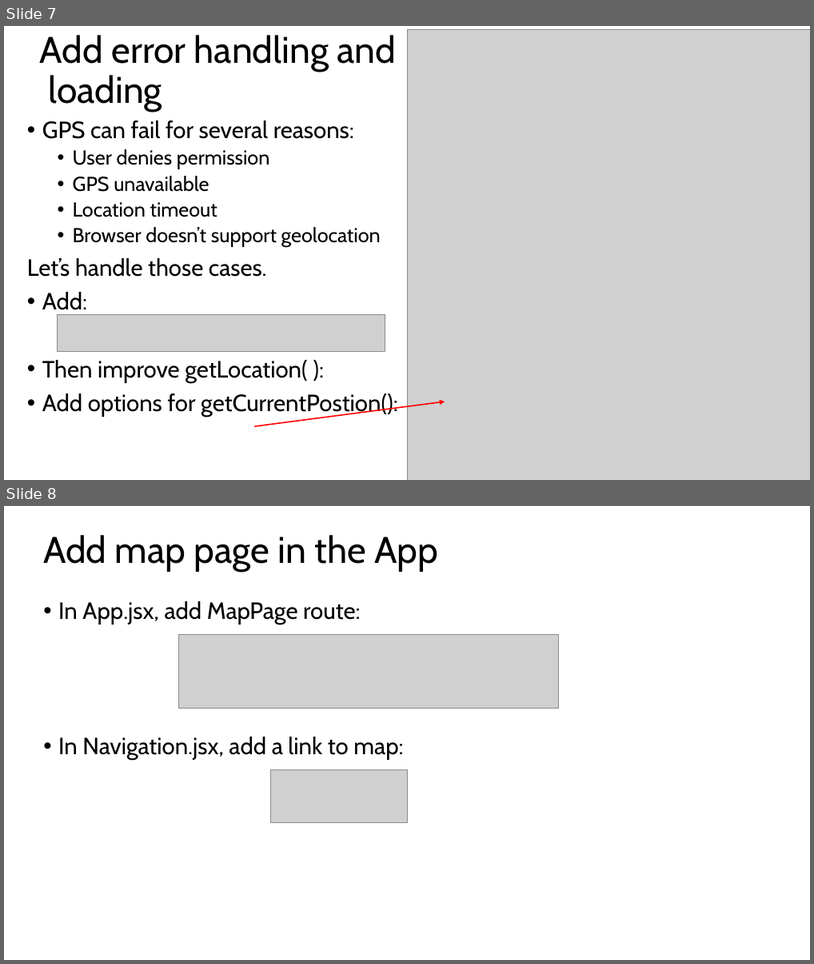
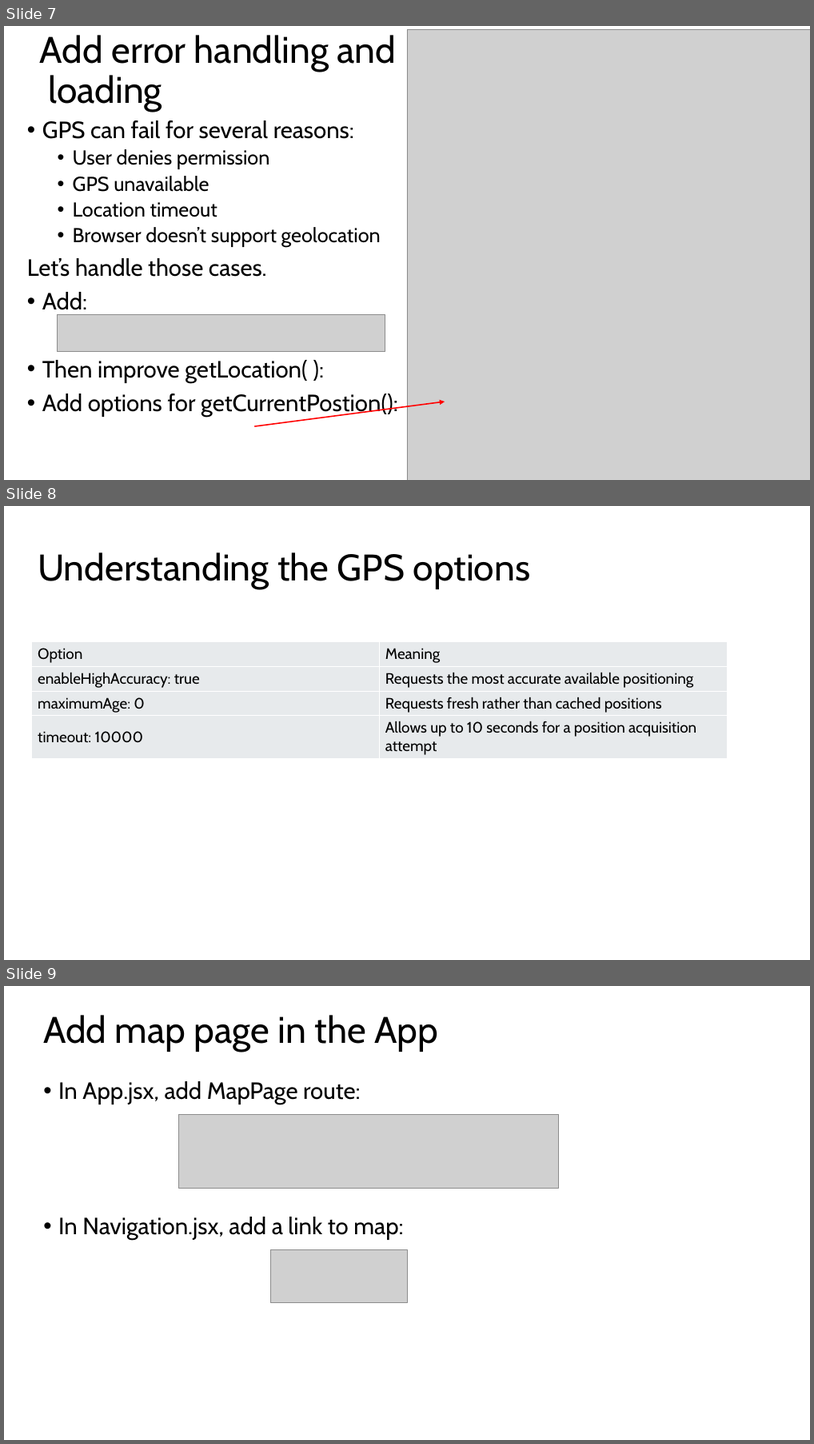
Before and after one commit to FLL-LEGO-Legends-71082/biodiversity-survey-app, a slide deck: lessons/Lesson 11_GPS and Interactive Maps in React.pptx. Shown one above the other, each under a label of ours: slides 7 and 8 before the commit, slides 7, 8 and 9 after it. The pictures are 814x964 and 814x1444 pixels, drawn with LibreOffice and Linux fonts; fonts in the diff are those of the drawing; grey boxes stand for pictures. Boxes give left, top, right and bottom in pixels: in the first picture for what was removed or moved away, otherwise in the second. Text is boxed around its words. In the diff, an @@ line names an element or a change of style, - is before the commit and + after.

```diff
--- a/lessons/Lesson 11_GPS and Interactive Maps in React.pptx
+++ b/lessons/Lesson 11_GPS and Interactive Maps in React.pptx
@@ slide 8 added at <box>4,506,810,960</box>, background #FFFFFF @@
@@ title added at <box>38,552,531,589</box>, 44 pt, text #000000 @@
+Understanding the GPS options
@@ table added at <box>32,642,727,758</box>, 4 rows, 2 columns @@
+Option | Meaning
+enableHighAccuracy: true | Requests the most accurate available positioning
+maximumAge: 0 | Requests fresh rather than cached positions
+timeout: 10000 | Allows up to 10 seconds for a position acquisition attempt
@@ what was slide 8 is now slide 9 @@
```
Also in this commit, not shown: 8 other files.
